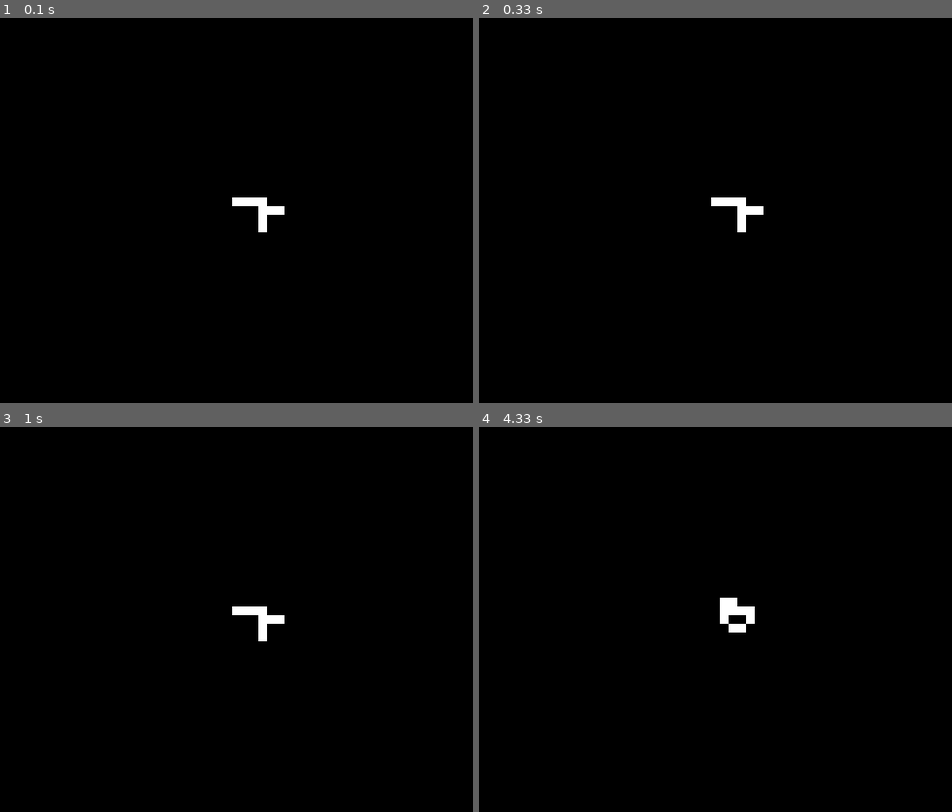
Above: before the commit, frames 1-4 (two rows, left to right).
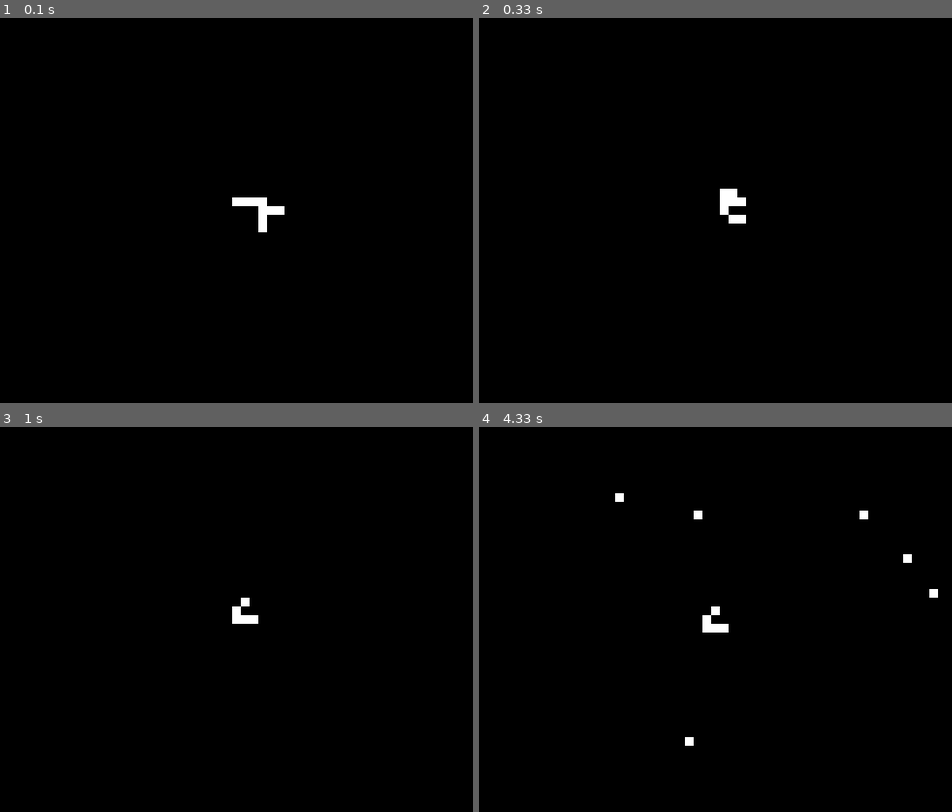
Above: after the commit, the same moments.

Repository: Egal432/game_of_life
Game: pygame game, started from src/gol/main.py
Two runs of this game, one before a commit and one after it. Both use one fixed random seed, a clock stepped at 60 frames per second and the inputs below.
Inputs (mouse positions are in pixels of both pictures, inside the frame that each line leads up to):
- Up to frame 1 (0.1 s): no input
- Up to frame 2 (0.33 s): no input
- Up to frame 3 (1 s): click (241, 607) at 0.38 s
- Up to frame 4 (4.33 s): tap B at 1.67 s; tap Space at 2 s; click (687, 742) at 2.38 s; click (696, 519) at 2.72 s; click (620, 500) at 3.05 s; click (904, 561) at 3.38 s; click (937, 592) at 3.72 s; click (866, 515) at 4.05 s

Frame 1 is identical in both runs. In frame 2, 0.4% of the frame differs, in the area x 49-61%, y 44-56%; in frame 3, 0.5%; in frame 4, 0.9%, in the area x 28-98%, y 17-83%.

Commit message:
added mouse toggle

Diff:
--- a/src/gol/config.py
+++ b/src/gol/config.py
@@ -1,6 +1,6 @@
 CELL_SIZE = 10
 FPS = 60
-STEP_INTERVAL = 1
+STEP_INTERVAL = 0.11
 
 ALIVE_COLOR = (255, 255, 255)
 DEAD_COLOR = (0, 0, 0)
--- a/src/gol/ui/pygame_ui.py
+++ b/src/gol/ui/pygame_ui.py
@@ -38,6 +38,13 @@
                 # simple undo with history of 1000 ~ 10 mb max
                 elif event.key == pygame.K_b:
                     game.undo()
+            # mouse click toggles cells
+            elif event.type == pygame.MOUSEBUTTONDOWN:
+                if paused and event.button == 1:  # left click
+                    mx, my = event.pos
+                    x = mx // CELL_SIZE
+                    y = my // CELL_SIZE
+                    game.toggle(x, y)
 
         dt = clock.tick(FPS) / 1000.0
 
